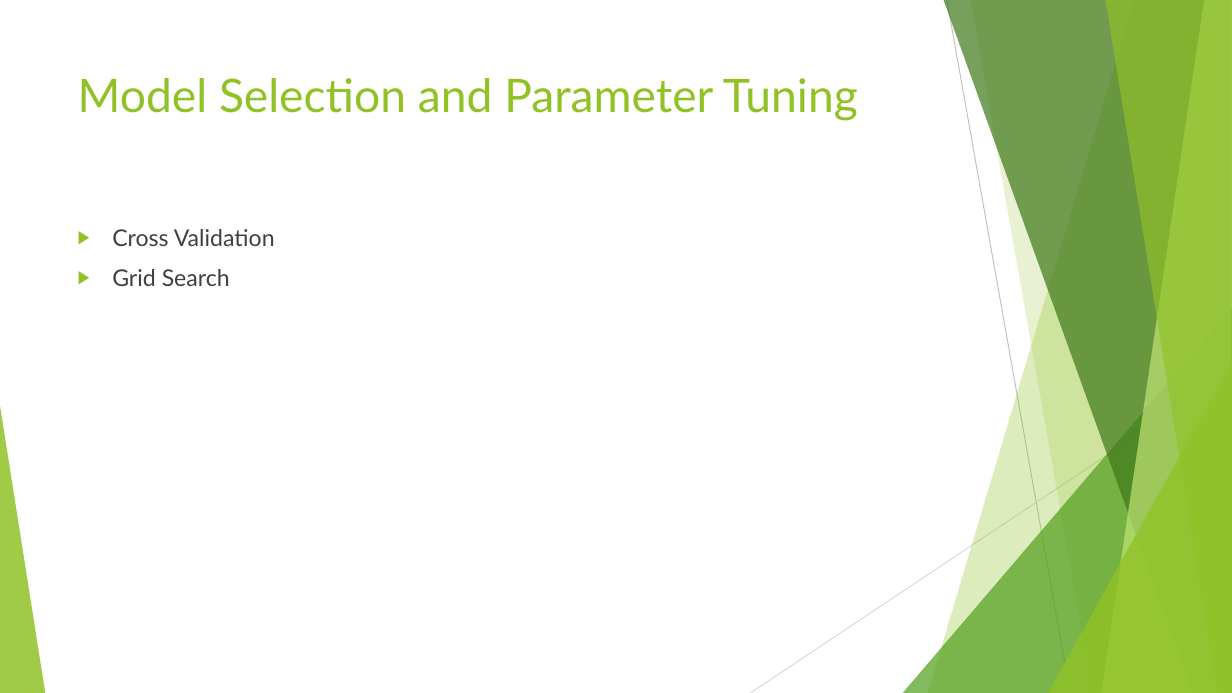
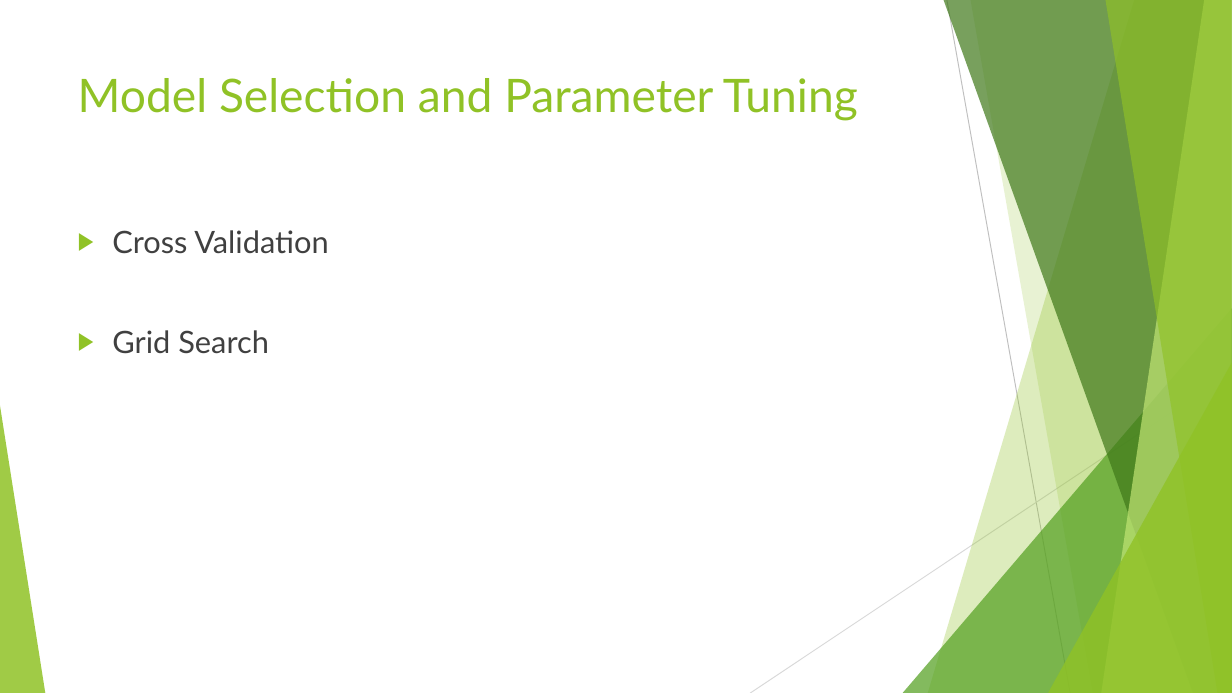
Before and after one commit to anhualin/MyLearning, a slide deck: slide 41 of FDA2018/FDA_Presentation.pptx. Drawn at 1232x693 pixels with LibreOffice and Linux fonts; fonts in the diff are those of the drawing. Boxes give left, top, right and bottom in pixels: in the first picture for what was removed or moved away, otherwise in the second. Text is boxed around its words. In the diff, an @@ line names an element or a change of style, - is before the commit and + after.

```diff
--- a/FDA2018/FDA_Presentation.pptx
+++ b/FDA2018/FDA_Presentation.pptx
@@ text "Cross Validation" at (x1=112, y1=230, x2=329, y2=354): size 18 to 24 pt @@
```
Also in this commit, not shown: 6 other files.
